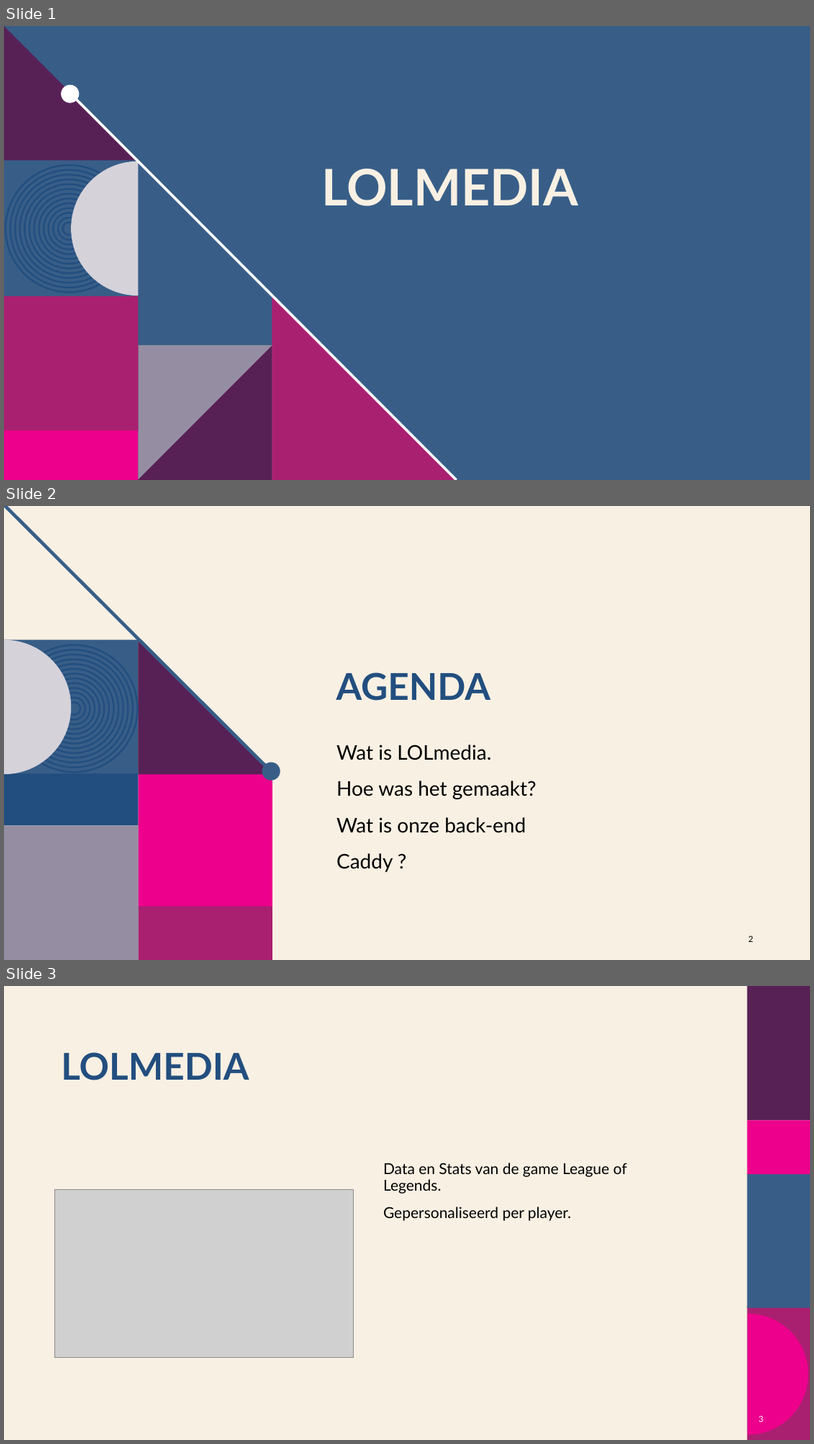
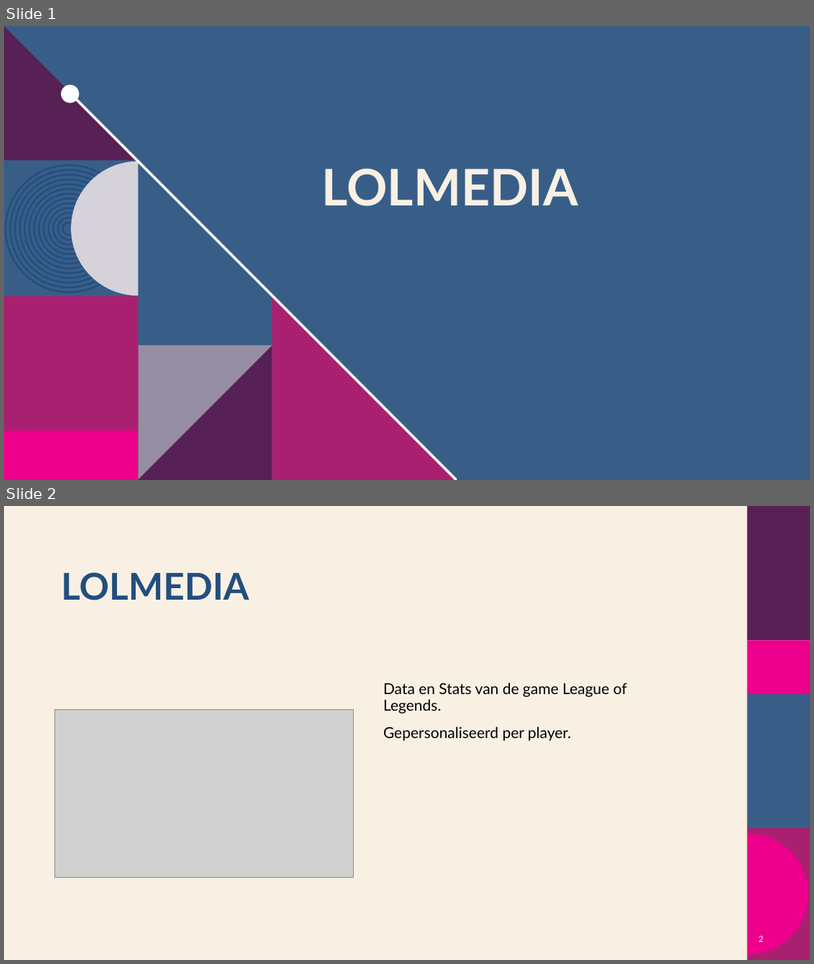
Before and after one commit to stinooo/LOLMEDIA, a slide deck: LOLmedia.pptx. Shown one above the other, each under a label of ours: slides 1, 2 and 3 before the commit, slides 1 and 2 after it. The pictures are 814x1444 and 814x964 pixels, drawn with LibreOffice and Linux fonts; fonts in the diff are those of the drawing; grey boxes stand for pictures; background and template pictures are left out. Boxes give left, top, right and bottom in pixels: in the first picture for what was removed or moved away, otherwise in the second. Text is boxed around its words. In the diff, an @@ line names an element or a change of style, - is before the commit and + after.

```diff
--- a/LOLmedia.pptx
+++ b/LOLmedia.pptx
@@ slide 2 removed at (4,506,810,960), background #F8F0E3 @@
@@ title removed at (337,672,491,700) @@
-AGENDA
@@ group removed at (4,506,280,960): 14 ellipses, 5 rectangles, 2 freeform shapes, 1 line @@
@@ text removed at (337,744,537,872) @@
-Wat is LOLmedia.
-Hoe was het gemaakt?
-Wat is onze back-end
-Caddy ?
@@ page number removed at (748,935,754,942) @@
-2
@@ what was slide 3 is now slide 2 @@
@@ page number at (759,935,764,942): text changed @@
-3
+2
```
Also in this commit, not shown: 1 slide changed, 11 other files.
